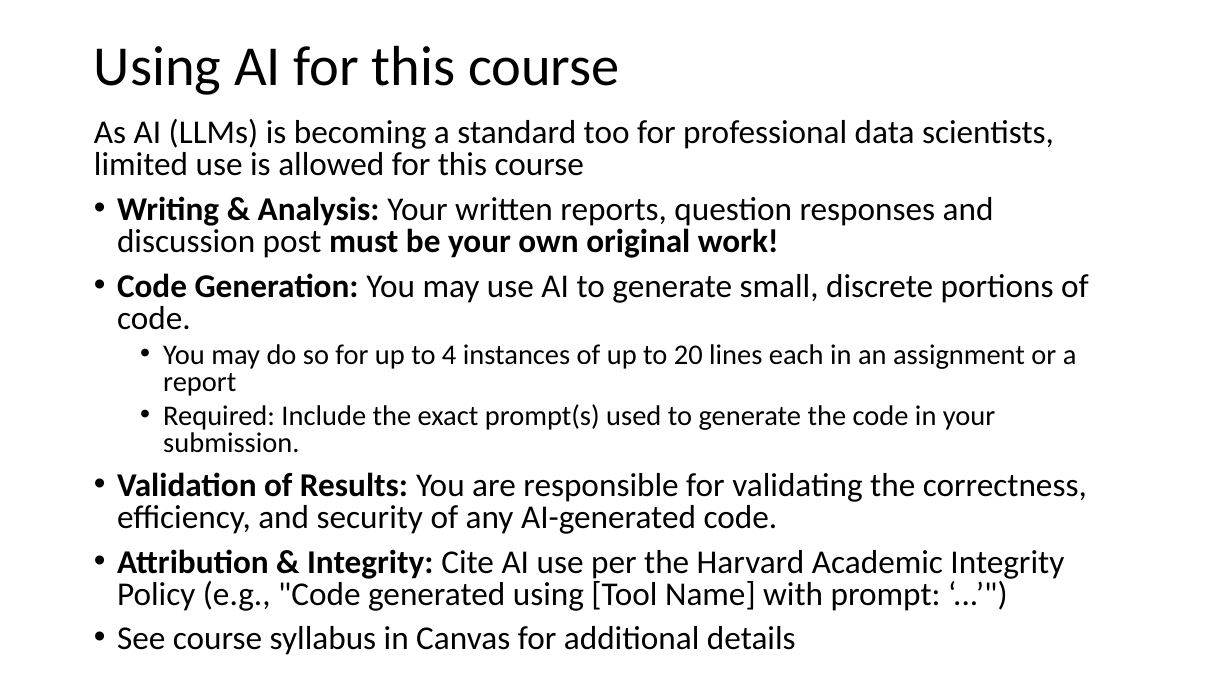
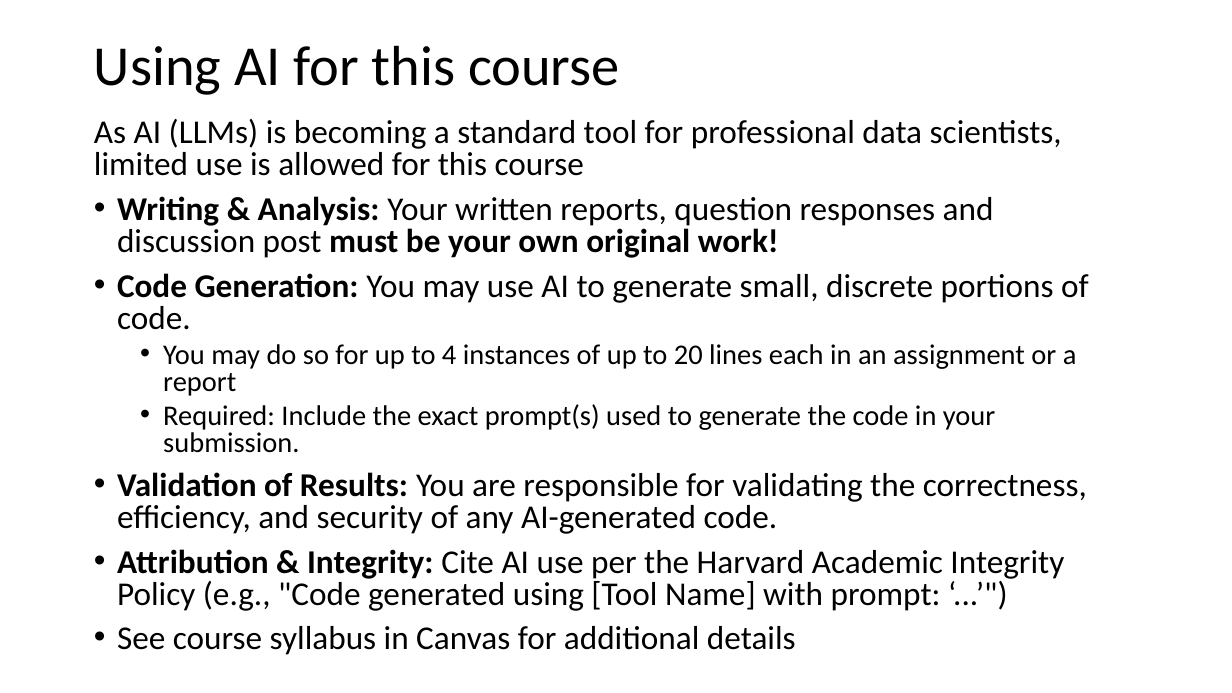
Before and after one commit to tenevian/Harvard-SSP-Data-Mining, a slide deck: slide 24 of slides/1_Introduction.pptx. Drawn at 1232x693 pixels with LibreOffice and Linux fonts; fonts in the diff are those of the drawing. Boxes give left, top, right and bottom in pixels: in the first picture for what was removed or moved away, otherwise in the second. Text is boxed around its words. In the diff, an @@ line names an element or a change of style, - is before the commit and + after.

```diff
--- a/slides/1_Introduction.pptx
+++ b/slides/1_Introduction.pptx
@@ text at (94, 119, 1062, 176): text changed @@
-As AI (LLMs) is becoming a standard too for professional data scientists, limited use is allowed for this course
+As AI (LLMs) is becoming a standard tool for professional data scientists, limited use is allowed for this course
```
Also in this commit, not shown: 8 other slides changed, 2 slides added.
